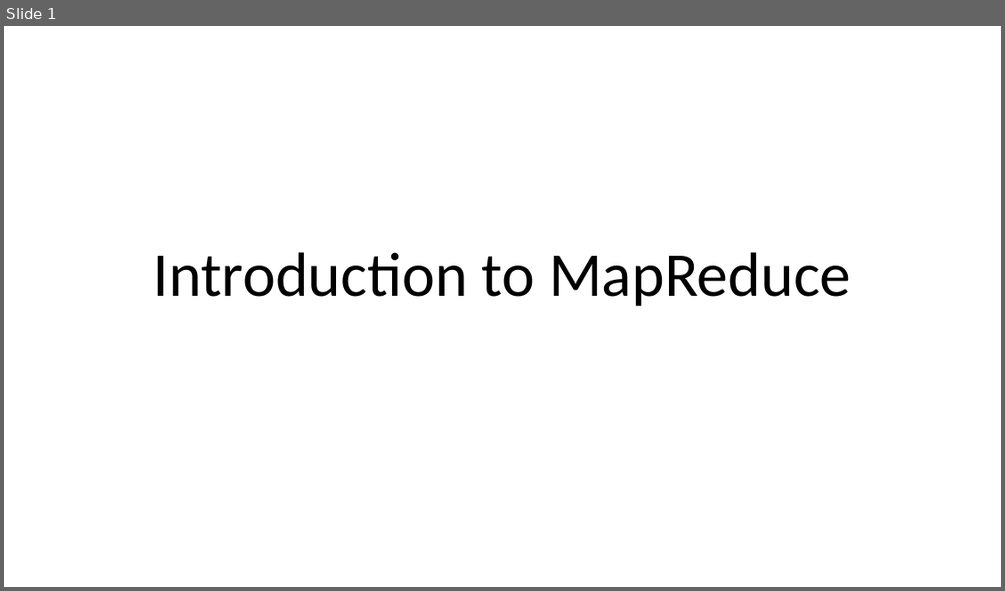
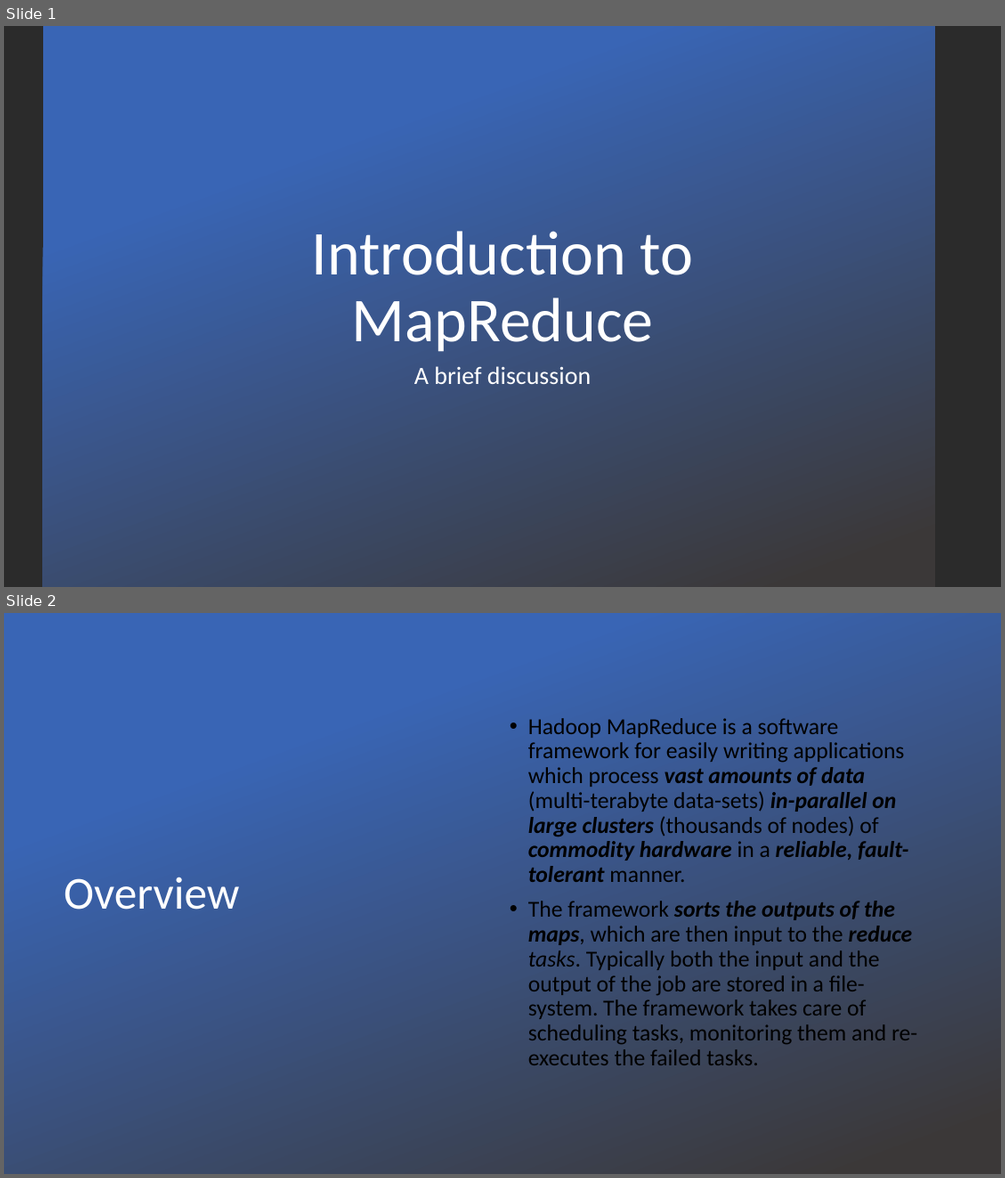
Before and after one commit to marilynwaldman/course, a slide deck: Hadoop/05-MapReduce.pptx. Shown one above the other, each under a label of ours: slide 1 before the commit, slides 1 and 2 after it. The pictures are 1005x591 and 1005x1178 pixels, drawn with LibreOffice and Linux fonts; fonts in the diff are those of the drawing; background and template pictures are left out; a plain dark background stands for a picture behind light text. Boxes give left, top, right and bottom in pixels: in the first picture for what was removed or moved away, otherwise in the second. Text is boxed around its words. In the diff, an @@ line names an element or a change of style, - is before the commit and + after.

```diff
--- a/Hadoop/05-MapReduce.pptx
+++ b/Hadoop/05-MapReduce.pptx
@@ slide 2 added at (4, 613, 1001, 1174), background picture (left out) @@
@@ rectangle added at (4, 613, 1001, 1174), fill gradient #3965B5 to #3B3838 @@
@@ text added at (528, 718, 917, 1065), 22 pt, text #000000 @@
+• Hadoop MapReduce is a software framework for easily writing applications which process vast amounts of data (multi-terabyte data-sets) in-parallel on large clusters (thousands of nodes) of commodity hardware in a reliable, fault-tolerant manner.
+• The framework sorts the outputs of the maps, which are then input to the reduce tasks. Typically both the input and the output of the job are stored in a file-system. The framework takes care of scheduling tasks, monitoring them and re-executes the failed tasks.
@@ title added at (64, 876, 239, 909), 44 pt, text #FFFFFF @@
+Overview
@@ slide 1 changed as well @@
@@ background #FFFFFF to picture (left out) @@
@@ rectangle added at (43, 26, 935, 587), fill gradient #3965B5 to #3B3838 @@
@@ title "Introduction to MapReduce": place and size @@
-title "Introduction to MapReduce" at (154, 252, 850, 306)
+title "Introduction to MapReduce" at (312, 231, 694, 352)
@@ title "Introduction to MapReduce" at (312, 231, 694, 352): text colour #000000 to #FFFFFF @@
@@ subtitle added at (414, 366, 591, 384), 24 pt, text #FFFFFF @@
+A brief discussion
```
Also in this commit, not shown: 8 other slides changed, 1 other slide added, 1 slide removed, 3 other files.
